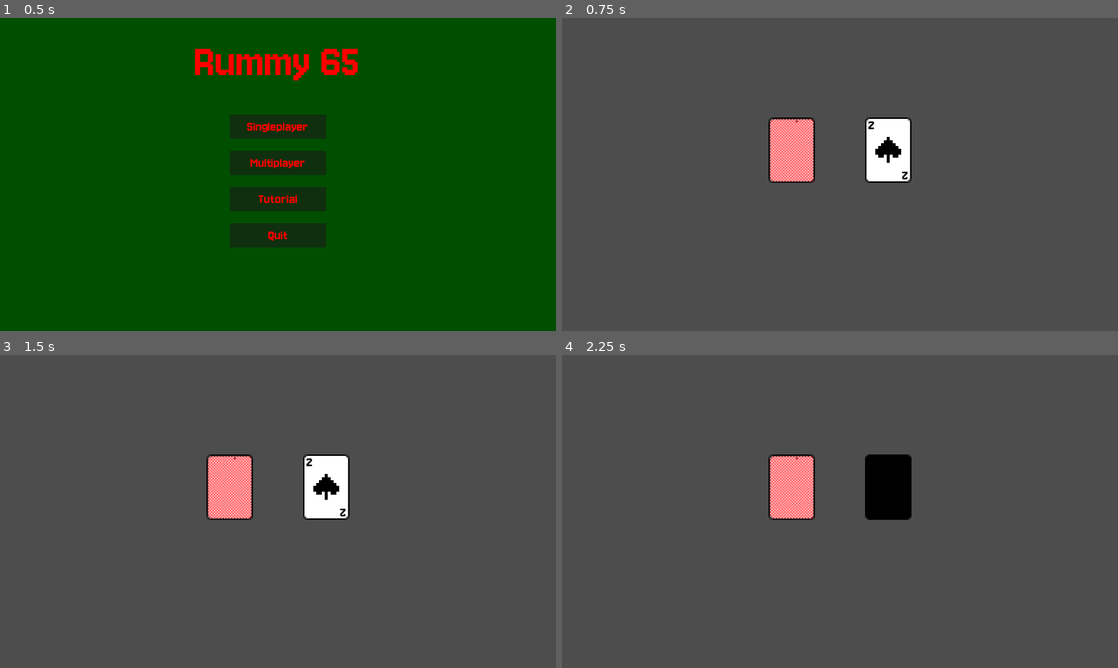
Above: before the commit, frames 1-4 (two rows, left to right).
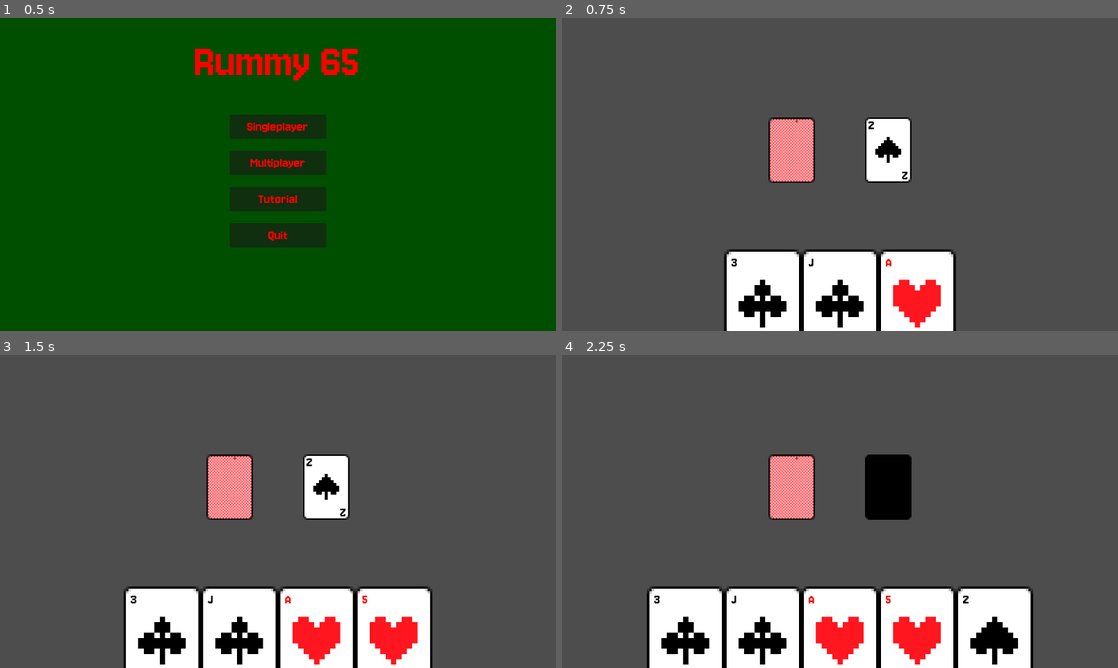
Above: after the commit, the same moments.

Repository: CollinGadsby/TSP-Group3
Game: Godot game, scene res://Scenes/Main_menu.tscn
Same seed, same stepped clock (60 frames per second), same inputs: the game is played once before the commit and once after it.
Inputs (mouse positions are in pixels of both pictures, inside the frame that each line leads up to):
- Up to frame 1 (0.5 s): no input
- Up to frame 2 (0.75 s): click "Singleplayer" at 0.5 s
- Up to frame 3 (1.5 s): tap Enter at 1.25 s; drag from (227, 486) to (333, 442) at 1.27 s
- Up to frame 4 (2.25 s): tap Space at 2 s; drag from (890, 486) to (812, 574) at 2.02 s

Frame 1 is identical in both runs. In frame 2, 11% of the frame differs, in the area x 29-71%, y 74-100%; in frame 3, 14%; in frame 4, 18%, in the area x 15-85%, y 74-100%.
Error before the commit: Invalid call. Nonexistent function 'setup' in base 'Node2D'. (res://Scripts/views/player_hand_view.gd:29)

Commit message:
fix: Remove duplicate card.tscn and fixed last discard card pickup not refreshing hand

Diff:
--- a/Card.tscn
+++ /dev/null
@@ -1,56 +0,0 @@
-[gd_scene format=3 uid="uid://dt684w0v0a54m"]
-
-[ext_resource type="Texture2D" uid="uid://c1gshhbkrp3bp" path="res://Assets/CardFront.png" id="1_dd2wi"]
-[ext_resource type="Script" uid="uid://5dn2m6dx6spr" path="res://scripts/Card.gd" id="1_hael8"]
-[ext_resource type="Script" path="res://CardClicker.gd" id="3_21rx5"]
-
-[sub_resource type="RectangleShape2D" id="RectangleShape2D_21rx5"]
-size = Vector2(30, 43.6)
-
-[node name="Card" type="Node2D" unique_id=1883606514]
-script = ExtResource("1_hael8")
-
-[node name="Sprite2D" type="Sprite2D" parent="." unique_id=113467673]
-texture_filter = 1
-scale = Vector2(5, 5)
-texture = ExtResource("1_dd2wi")
-
-[node name="Area2D" type="Area2D" parent="Sprite2D" unique_id=1763701837]
-script = ExtResource("3_21rx5")
-
-[node name="CollisionShape2D" type="CollisionShape2D" parent="Sprite2D/Area2D" unique_id=213842571]
-position = Vector2(0, -0.09999657)
-scale = Vector2(0.9999998, 0.9999998)
-shape = SubResource("RectangleShape2D_21rx5")
-
-[node name="LabelTop" type="RichTextLabel" parent="." unique_id=338314040]
-offset_left = -64.99999
-offset_top = -102.99999
-offset_right = -34.999992
-offset_bottom = -72.99999
-theme_override_colors/default_color = Color(0, 0, 0, 1)
-theme_override_font_sizes/normal_font_size = 23
-bbcode_enabled = true
-text = "10"
-scroll_active = false
-horizontal_alignment = 1
-vertical_alignment = 1
-metadata/_edit_use_anchors_ = true
-
-[node name="LabelBottom" type="RichTextLabel" parent="." unique_id=838575587]
-offset_left = 71.0
-offset_top = 106.0
-offset_right = 101.0
-offset_bottom = 136.0
-rotation = 3.1415927
-theme_override_font_sizes/normal_font_size = 23
-bbcode_enabled = true
-text = "10"
-scroll_active = false
-horizontal_alignment = 1
-vertical_alignment = 1
-metadata/_edit_use_anchors_ = true
-
-[connection signal="card_action" from="Sprite2D/Area2D" to="." method="_on_area_2d_card_action"]
-[connection signal="card_clicked" from="Sprite2D/Area2D" to="." method="_on_area_2d_card_clicked"]
-[connection signal="card_release" from="Sprite2D/Area2D" to="." method="_on_area_2d_card_release"]
--- a/Scripts/CardClicker.gd
+++ /dev/null
@@ -1,25 +0,0 @@
-extends Area2D
-
-signal card_action(left:bool)
-signal card_release(left: bool)
-signal card_clicked(left: bool)
-
-var press_position: Vector2
-
-func _input_event(_viewport: Viewport, event: InputEvent, shape_idx: int) -> void:
-	if event.is_action_pressed("ClickL"):
-		press_position = get_global_mouse_position()
-		card_action.emit(true)
-	if event.is_action_pressed("ClickR"):
-		press_position = get_global_mouse_position()
-		card_action.emit(false)
-	if event.is_action_released("ClickL"):
-		card_release.emit(true)
-		if global_position.distance_to(press_position) < 5:
-			card_clicked.emit(true)
-	if event.is_action_released("ClickR"):
-		card_release.emit(false)
-		if global_position.distance_to(press_position) < 5:
-			card_clicked.emit(false)
-
-	pass
--- a/Scripts/actions/discard_stack_action.gd
+++ b/Scripts/actions/discard_stack_action.gd
@@ -5,5 +5,4 @@
 func _input_event(viewport: Viewport, event: InputEvent, shape_idx: int) -> void:
 	if event is InputEventMouseButton:
 		if event.button_index == MOUSE_BUTTON_LEFT and event.pressed:
-			print("clicked")
 			game_manager.draw_from_discard()
--- a/Scripts/actions/select_card_action.gd
+++ b/Scripts/actions/select_card_action.gd
@@ -5,14 +5,10 @@
 func _input_event(viewport: Viewport, event: InputEvent, shape_idx: int) -> void:
 	if event is InputEventMouseButton:
 		if event.button_index == MOUSE_BUTTON_LEFT and event.pressed:
-			print("Pressed")
 			var card_node = get_parent().get_parent()
 			var card_data = card_node.card_data
 
 			var player_hand = game_manager.get_current_player().hand
-			for c in player_hand:
-				print("CP: ", game_manager.current_player_index)
-				print("R: ", c.rank, " S: ", c.suit)
 			var card_index = player_hand.find(card_data)
 
 			if card_index != -1:
--- a/Scripts/managers/game_manager.gd
+++ b/Scripts/managers/game_manager.gd
@@ -50,7 +50,6 @@
 func deal_cards(number_of_cards: int):
 	for i in range(number_of_cards):
 		for p in players:
-			print(p.name, " drawing")
 			p.draw(deck)
 
 	deck.discard(deck.draw_card())	# Flip top card
@@ -77,7 +76,7 @@
 			discard_stack.empty()
 		else:
 			discard_stack.setup(deck.discard_pile[deck.discard_pile.size() - 1])
-			emit_signal("hand_changed")
+		emit_signal("hand_changed")
 
 func discard_card(index):
 	var player = get_current_player()
Not shown, removed: Scripts/CardClicker.gd.uid
